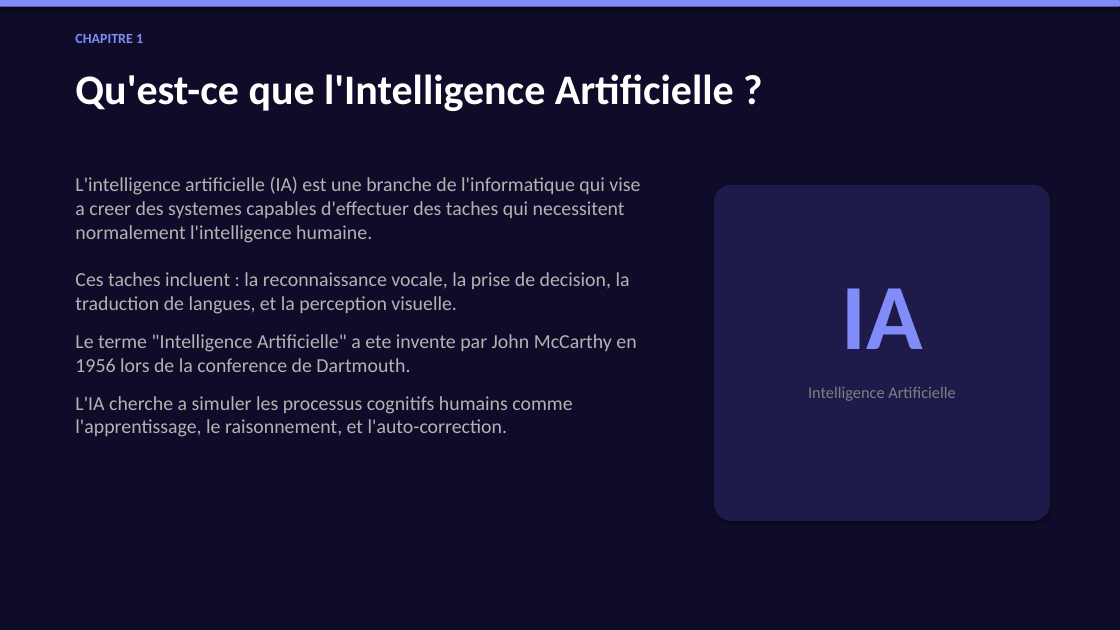
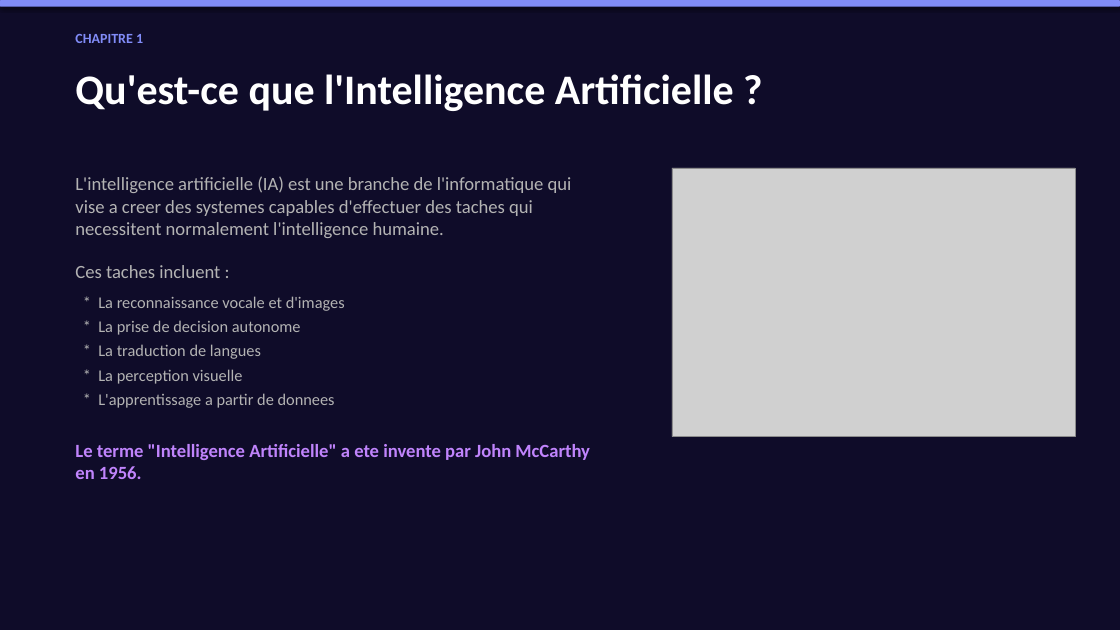
Before and after one commit to ayoubassouarinfo/AI-Project, a slide deck: slide 3 of AI_Presentation_Ayoub_Assouar.pptx. Drawn at 1120x630 pixels with LibreOffice and Linux fonts; fonts in the diff are those of the drawing; grey boxes stand for pictures. Boxes give left, top, right and bottom in pixels: in the first picture for what was removed or moved away, otherwise in the second. Text is boxed around its words. In the diff, an @@ line names an element or a change of style, - is before the commit and + after.

Commit message:
feat: add real images to PPTX and HTML, more examples and details

```diff
--- a/AI_Presentation_Ayoub_Assouar.pptx
+++ b/AI_Presentation_Ayoub_Assouar.pptx
@@ text at bbox=[75, 176, 572, 238]: size 17 to 16 pt in "L'intelligence artificielle (IA) est une branche de ..."; less space between paragraphs @@
@@ picture added at bbox=[672, 168, 1075, 437] @@
@@ rounded rectangle removed at bbox=[714, 185, 1050, 521] @@
@@ text at bbox=[75, 265, 590, 479]: text changed; size 17 to 14 pt @@
-Ces taches incluent : la reconnaissance vocale, la prise de decision, la traduction de langues, et la perception visuelle.
-Le terme "Intelligence Artificielle" a ete invente par John McCarthy en 1956 lors de la conference de Dartmouth.
-L'IA cherche a simuler les processus cognitifs humains comme l'apprentissage, le raisonnement, et l'auto-correction.
+Ces taches incluent :
+* La reconnaissance vocale et d'images
+* La prise de decision autonome
+* La traduction de langues
+* La perception visuelle
+* L'apprentissage a partir de donnees
+Le terme "Intelligence Artificielle" a ete invente par John McCarthy en 1956.
@@ text removed at bbox=[841, 288, 922, 349] @@
-IA
@@ text removed at bbox=[808, 387, 955, 401] @@
-Intelligence Artificielle
```
Also in this commit, not shown: 9 other slides changed, 1 slide added, 1 slide removed, 10 other files.
